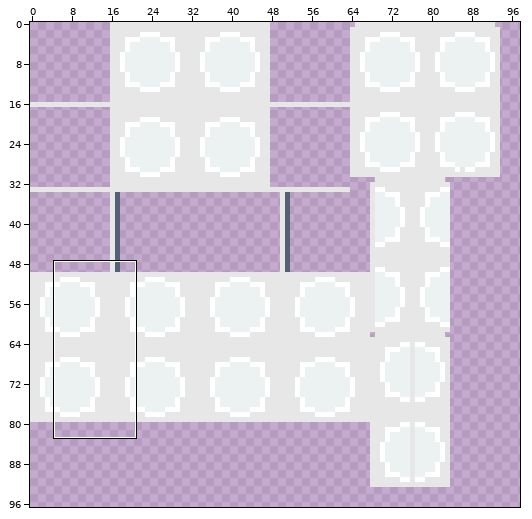
Two states of a sprite sheet, src/client/resources/assets/dwmod/textures/entities/tardis/default_console_room/default_exoshell/internaldoor.png. The first picture is a wide view before the edit; the outline marks the close-up.
Close-up. First the earlier version:
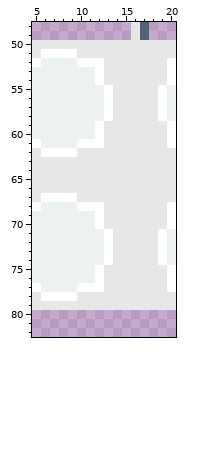
The file is 128x128 pixels. Colours within 5 levels of each other are drawn and written as one. Shown: x 5..20, y 48..82. The wide view leaves out empty margins. The commit also changed other parts of the picture, which this record leaves out.
The same view after the edit:
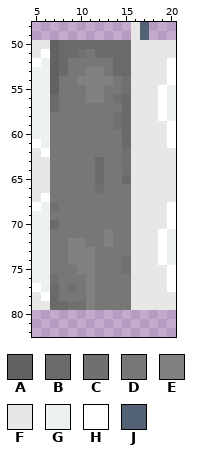
Palette (. is transparent): A #626262  B #6a6a6a  C #707070  D #777777  E #818181  F #e7e7e7  G #ecf1f1  H #ffffff  J #536174
The exact change:
y 50: x 7..15 FFFFFFFFF -> ABBBBBBBB
y 51: x 7..15 HHHFFFFFF -> ABBCDBBBB
y 52: x 7..15 GGGHHHFFF -> ABDDDDDBB
y 53: x 7..15 GGGGGHFFF -> ABDDEEDBB
y 54: x 7..15 GGGGGHFFF -> ADDEEEEDC
y 55: x 7..15 GGGGGGHFF -> ADDDEEDDC
y 56: x 7..15 GGGGGGHFF -> BDDDEEDCB
y 57: x 7..15 GGGGGGHFF -> BDDDDDDDB
y 58: x 7..15 GGGGGGHFF -> DDDDDDDCB
y 59: x 7..15 GGGGGHFFF -> DDDDDDDCB
y 60: x 7..15 GGGGGHFFF -> DDDDDDDDB
y 61: x 7..15 GGGHHHFFF -> DDDDDDDDB
y 62: x 7..15 HHHFFFFFF -> DDDDDDDDC
y 63..64: x 7..15 FFFFFFFFF -> DDDDDBDDC
y 65: x 7..15 FFFFFFFFF -> DDDDDBDDB
y 66: x 7..15 FFFFFFFFF -> DDDDDCDDD
y 67: x 7..15 HHHFFFFFF -> DDDDDDDDD
y 68: x 7..15 GGGHHHFFF -> CDDDDDDDD
y 69: x 7..15 GGGGGHFFF -> DDDDDDDDD
y 70: x 7..15 GGGGGHFFF -> BDDDDDDDD
y 71: x 7..15 GGGGGGHFF -> DDDDDDEDD
y 72: x 7..15 GGGGGGHFF -> DDEEDDEDD
y 73: x 7..15 GGGGGGHFF -> DDEEEDDDD
y 74: x 7..15 GGGGGGHFF -> DDEEEDDDC
y 75: x 7..15 GGGGGHFFF -> DDDEEDDDC
y 76: x 7..15 GGGGGHFFF -> CDDDEDDDD
y 77: x 7..15 GGGHHHFFF -> BDCDEDDDD
y 78: x 7..15 HHHFFFFFF -> BDDDEDDDD
y 79: x 7..15 FFFFFFFFF -> BBCCEDDDD
Boxes around the changes in both close-ups, in picture pixels (x1, y1, x2, y2):
changed: (50, 40, 131, 310)
